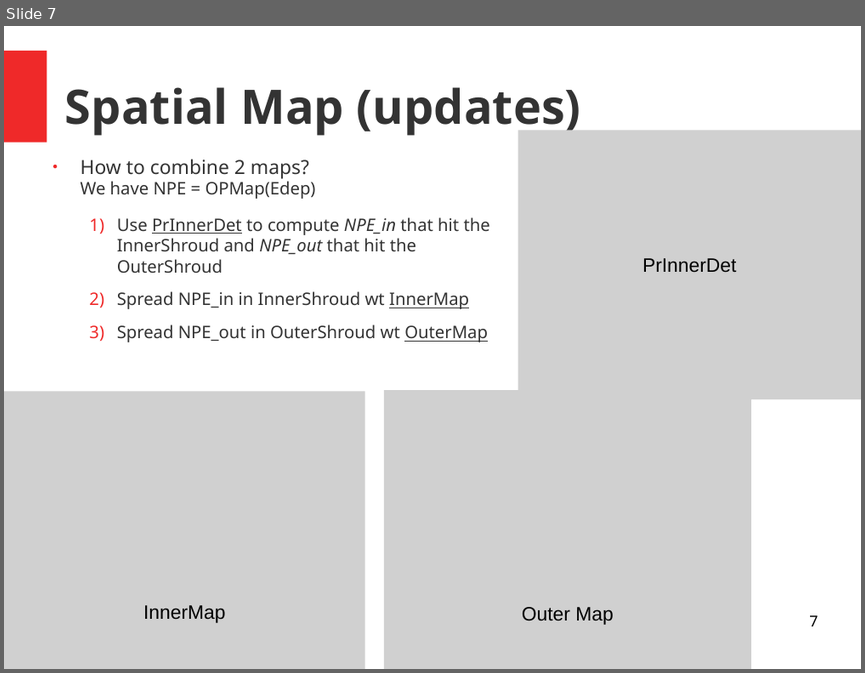
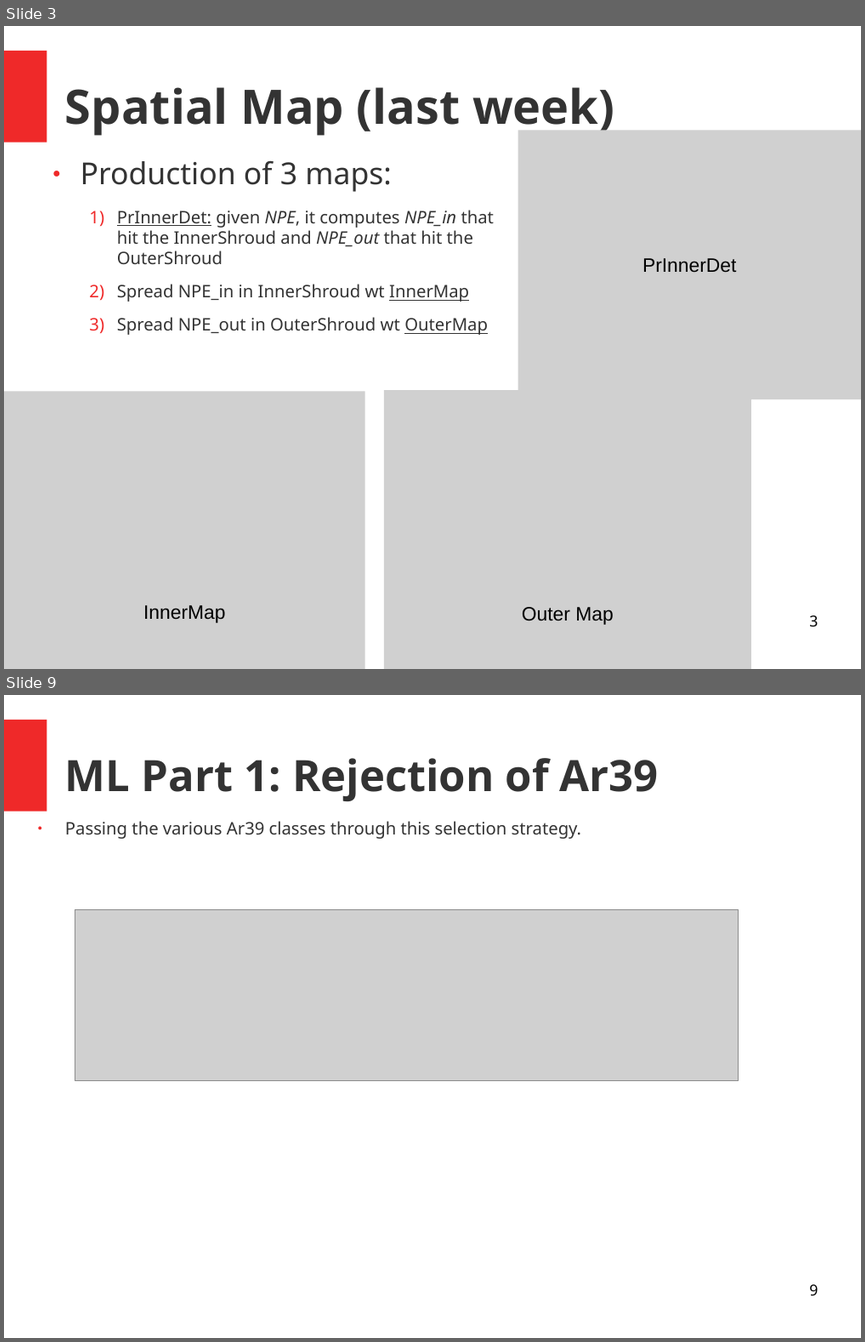
Before and after one commit to luigiberducci/ML4NP, a slide deck: Docs/meeting_ml4np_14lug2020.odp. Shown one above the other, each under a label of ours: slide 7 before the commit, slides 3 and 9 after it; the slides between them are not shown. The pictures are 865x673 and 865x1342 pixels, drawn with LibreOffice and Linux fonts; fonts in the diff are those of the drawing; grey boxes stand for pictures. Boxes give left, top, right and bottom in pixels: in the first picture for what was removed or moved away, otherwise in the second. Text is boxed around its words. In the diff, an @@ line names an element or a change of style, - is before the commit and + after.

```diff
--- a/Docs/meeting_ml4np_14lug2020.odp
+++ b/Docs/meeting_ml4np_14lug2020.odp
@@ slide 9 added at (4,695,861,1338), background #FFFFFF; not listed: 1 template element that a slide beside it also shows @@
@@ title added at (65,758,658,801), 40 pt, text #333333, bold @@
+ML Part 1: Rejection of Ar39
@@ text added at (65,821,581,839), 16 pt, text #333333 @@
+● Passing the various Ar39 classes through this selection strategy.
@@ picture added at (75,909,738,1081) @@
@@ page number added at (809,1284,817,1296), 14 pt, text #000000 @@
+9
@@ what was slide 7 is now slide 3 @@
@@ slide 3 changed as well @@
@@ title at (65,87,614,136): text changed @@
-Spatial Map (updates)
+Spatial Map (last week)
@@ text at (80,161,494,264): text changed @@
-● How to combine 2 maps?
-  We have NPE = OPMap(Edep)
-  1) Use PrInnerDet to compute NPE_in that hit the InnerShroud and NPE_out that hit the OuterShroud
+● Production of 3 maps:
+  1) PrInnerDet: given NPE, it computes NPE_in that hit the InnerShroud and NPE_out that hit the OuterShroud
@@ page number at (809,615,817,627): text changed @@
-7
+3
```
Also in this commit, not shown: 2 other slides changed, 6 other slides added, 14 slides removed.
